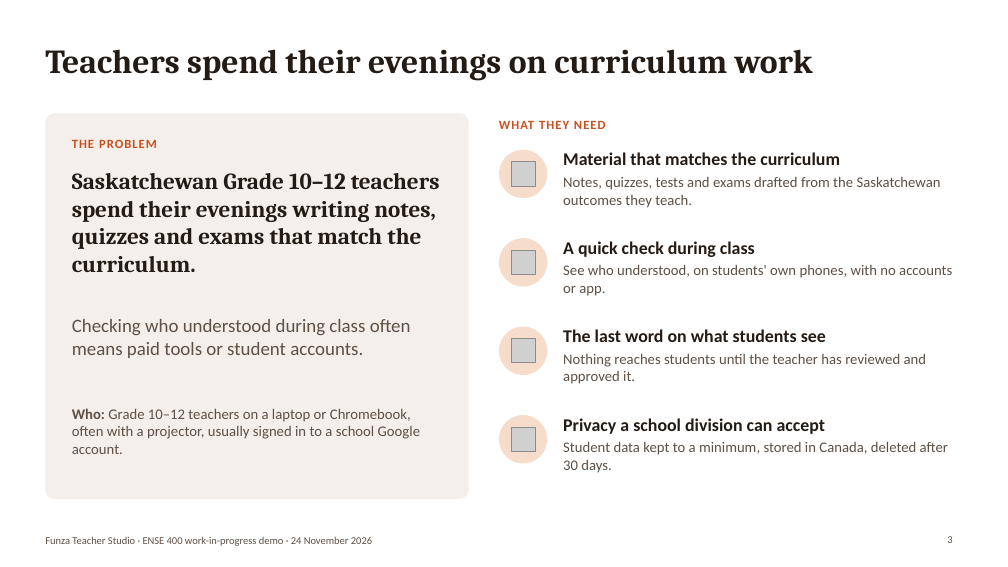
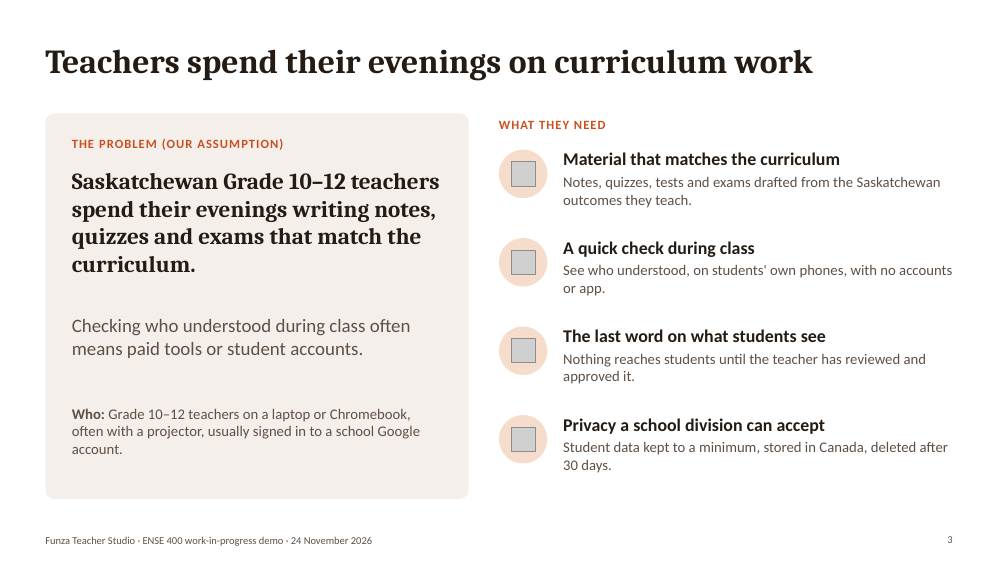
Before and after one commit to Binborg1/Final-2027, a slide deck: slide 3 of docs/06_presentations/01_work_in_progress_demo/01_work_in_progress_demo.pptx. Drawn at 1008x567 pixels with LibreOffice and Linux fonts; fonts in the diff are those of the drawing; grey boxes stand for pictures. Boxes give left, top, right and bottom in pixels: in the first picture for what was removed or moved away, otherwise in the second. Text is boxed around its words. In the diff, an @@ line names an element or a change of style, - is before the commit and + after.

```diff
--- a/docs/06_presentations/01_work_in_progress_demo/01_work_in_progress_demo.pptx
+++ b/docs/06_presentations/01_work_in_progress_demo/01_work_in_progress_demo.pptx
@@ text at (x1=72, y1=139, x2=283, y2=150): text changed @@
-THE PROBLEM
+THE PROBLEM (OUR ASSUMPTION)
```
Also in this commit, not shown: 7 other slides changed, 1 slide added, 2 slides removed, 3 other files.
